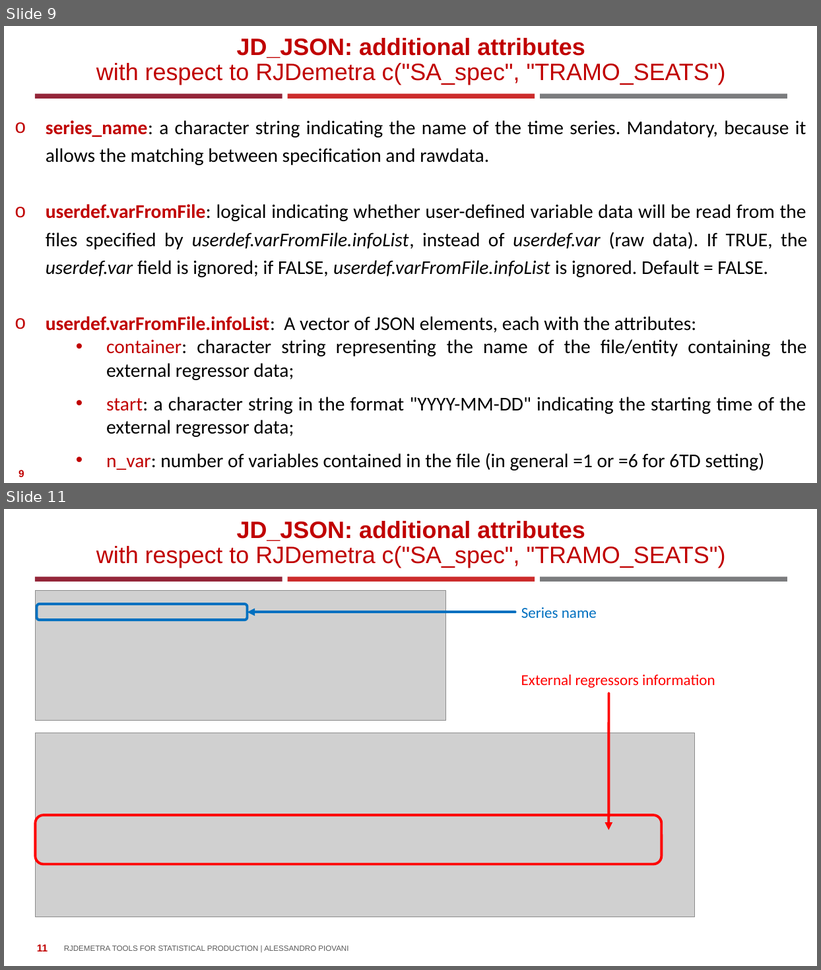
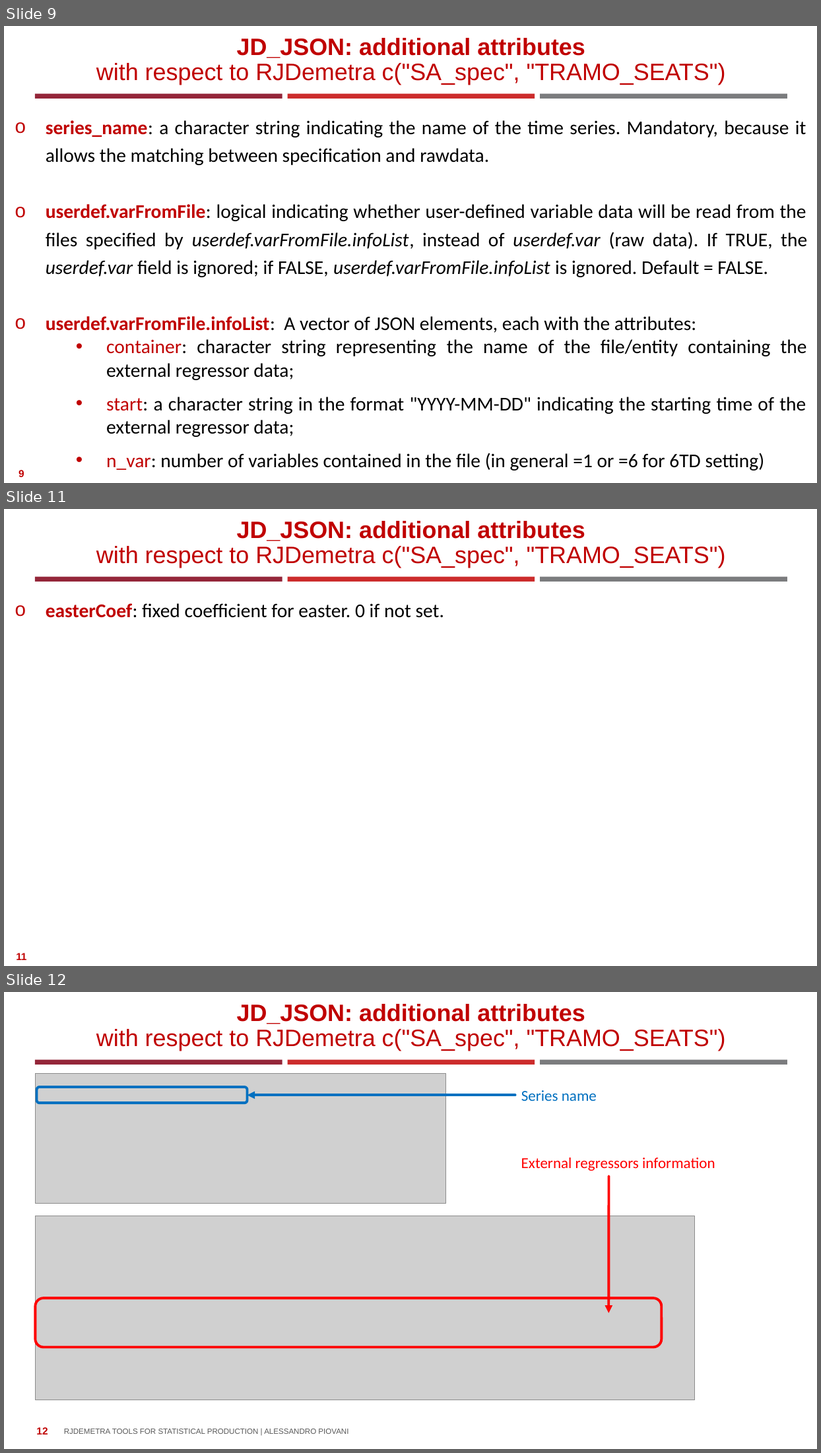
Before and after one commit to AlessandroPiovani/RJDProcessor, a slide deck: RJDProcessor/doc/package_description/RJDemetra tools for statistical production.pptx. Shown one above the other, each under a label of ours: slides 9 and 11 before the commit, slides 9, 11 and 12 after it; the slides between them are not shown. The pictures are 821x970 and 821x1453 pixels, drawn with LibreOffice and Linux fonts; fonts in the diff are those of the drawing; grey boxes stand for pictures; background and template pictures are left out. Boxes give left, top, right and bottom in pixels: in the first picture for what was removed or moved away, otherwise in the second. Text is boxed around its words. In the diff, an @@ line names an element or a change of style, - is before the commit and + after.

Commit message:
Default of fixedCoef for Ramps and easterCoef from NA to 0

```diff
--- a/RJDProcessor/doc/package_description/RJDemetra tools for statistical production.pptx
+++ b/RJDProcessor/doc/package_description/RJDemetra tools for statistical production.pptx
@@ slide 11 added at bbox=[4, 509, 817, 966], background #FFFFFF; not listed: 3 template elements that a slide beside it also shows @@
@@ title added at bbox=[96, 521, 726, 568], 28 pt, text #C00000 @@
+JD_JSON: additional attributes
+with respect to RJDemetra c("SA_spec", "TRAMO_SEATS")
@@ text added at bbox=[46, 603, 444, 618], 23 pt, text #000000 @@
+o easterCoef: fixed coefficient for easter. 0 if not set.
@@ page number added at bbox=[16, 953, 26, 960], 12 pt, text #C00000, bold @@
+11
@@ what was slide 11 is now slide 12 @@
@@ page number at bbox=[36, 1428, 48, 1435]: text changed @@
-11
+12
```
Also in this commit, not shown: 1 slide changed, 15 other files.
